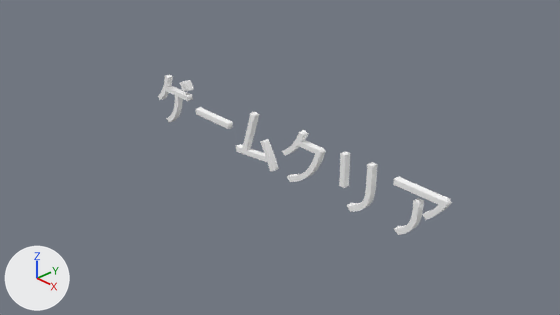
What one commit did to the Blender file project/resources/Model/FontModel/FontModel.blend.
Before and after are seen from the file's camera 'Camera'. Every picture has the same lights, and +X, +Y and +Z are marked at lower left.

The older version as bpy lines, for what is in view:
```python
txt_テキスト = bpy.data.curves.new('テキスト', 'FONT')
txt_テキスト.body = 'ゲームクリア'
txt_テキスト.materials.append(mat_マテリアル)  # picture img_white2x2_png
txt_テキスト.extrude = 0.05
txt_テキスト.align_x = 'CENTER'
txt_テキスト.align_y = 'CENTER'
ob_テキスト = bpy.data.objects.new('テキスト', txt_テキスト)
ob_テキスト.location = (0.0, 0.0, 0.0)
ob_テキスト.rotation_euler = (1.571, 0.0, 0.0)  # degrees (90, 0, 0)
```
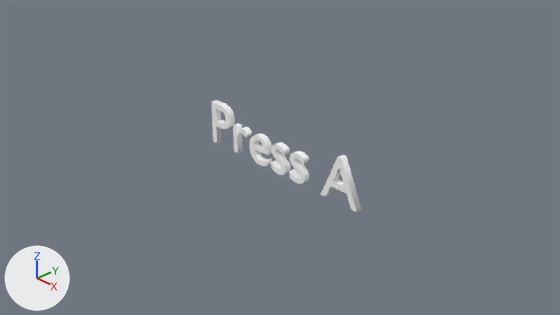
The change in detail:
In text 'テキスト' (txt_テキスト), body goes from 'ゲームクリア' to 'Press A'.

Location of each change, [x1, y1, x2, y2] in pixels of the pictures (560 x 315 px):
'テキスト', text changed: before [158, 74, 452, 235]; after [211, 100, 361, 212]
